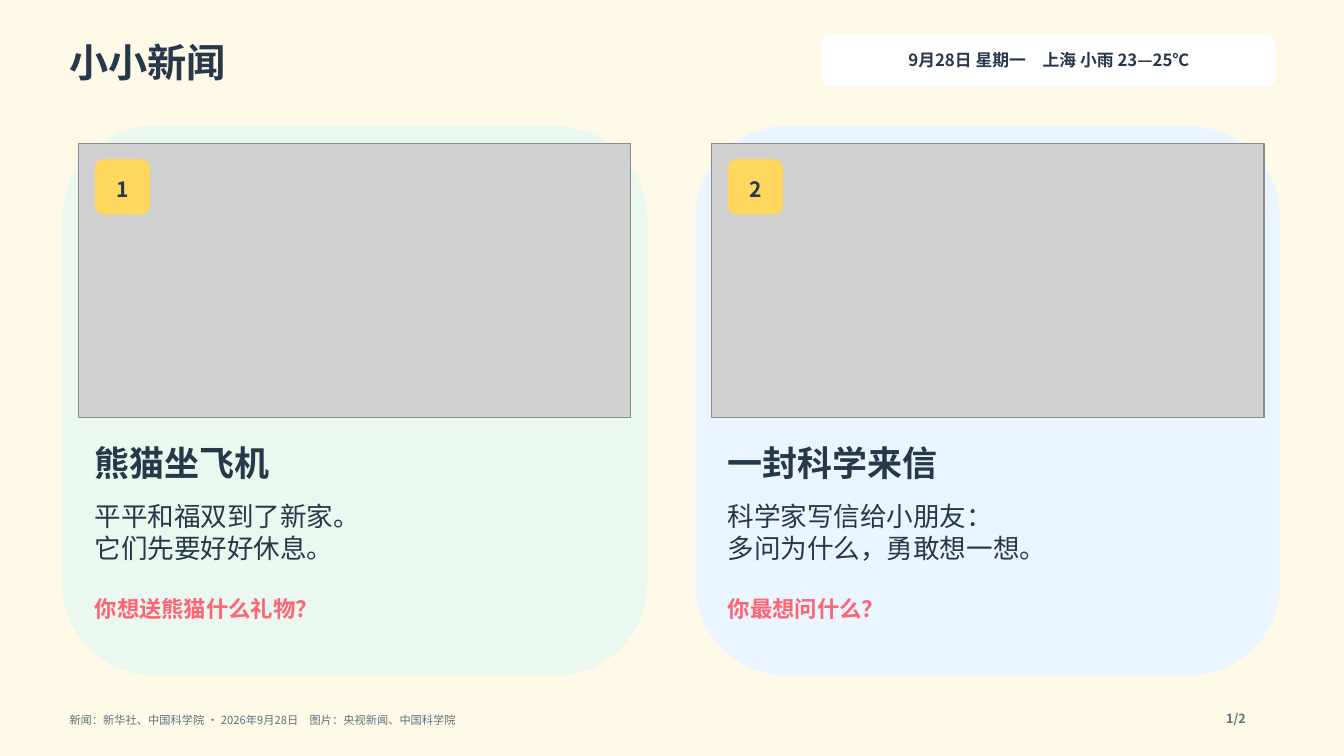
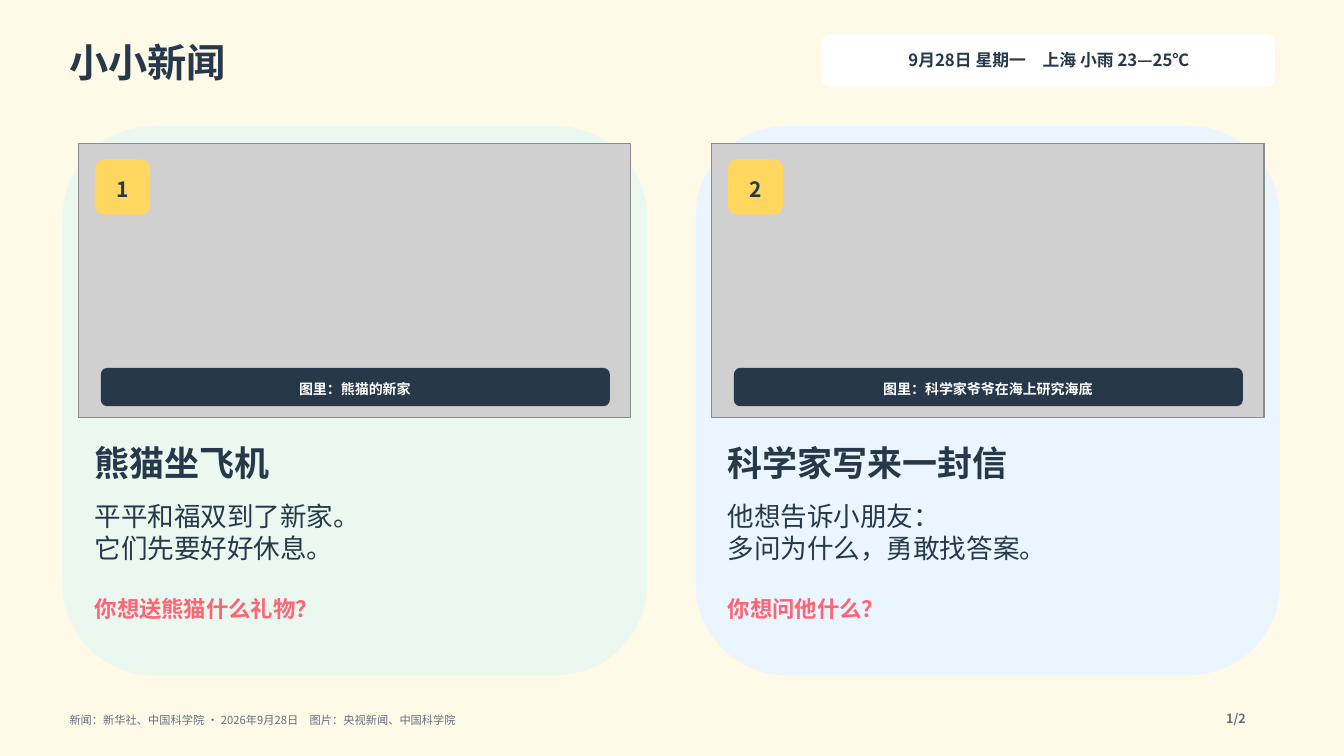
Before and after one commit to solomonhe-hgx/daily-news, a slide deck: slide 1 of daily-news/2026-09-28/今日新闻-2026-09-28.pptx. Drawn at 1344x756 pixels with LibreOffice and Linux fonts; fonts in the diff are those of the drawing; grey boxes stand for pictures. Boxes give left, top, right and bottom in pixels: in the first picture for what was removed or moved away, otherwise in the second. Text is boxed around its words. In the diff, an @@ line names an element or a change of style, - is before the commit and + after.

```diff
--- a/daily-news/2026-09-28/今日新闻-2026-09-28.pptx
+++ b/daily-news/2026-09-28/今日新闻-2026-09-28.pptx
@@ rounded rectangle added at (x1=101, y1=368, x2=610, y2=406), fill #26384A @@
@@ text added at (x1=299, y1=382, x2=411, y2=396), 10 pt, text #FFFFFF, bold @@
+图里：熊猫的新家
@@ rounded rectangle added at (x1=734, y1=368, x2=1243, y2=406), fill #26384A @@
@@ text added at (x1=883, y1=382, x2=1092, y2=396), 10 pt, text #FFFFFF, bold @@
+图里：科学家爷爷在海上研究海底
@@ text at (x1=728, y1=446, x2=1008, y2=480): text changed @@
-一封科学来信
+科学家写来一封信
@@ text at (x1=728, y1=503, x2=1046, y2=561): text changed @@
-科学家写信给小朋友：
-多问为什么，勇敢想一想。
+他想告诉小朋友：
+多问为什么，勇敢找答案。
@@ text at (x1=728, y1=598, x2=884, y2=619): text changed @@
-你最想问什么？
+你想问他什么？
```
Also in this commit, not shown: 1 other slide changed, 5 other files.
